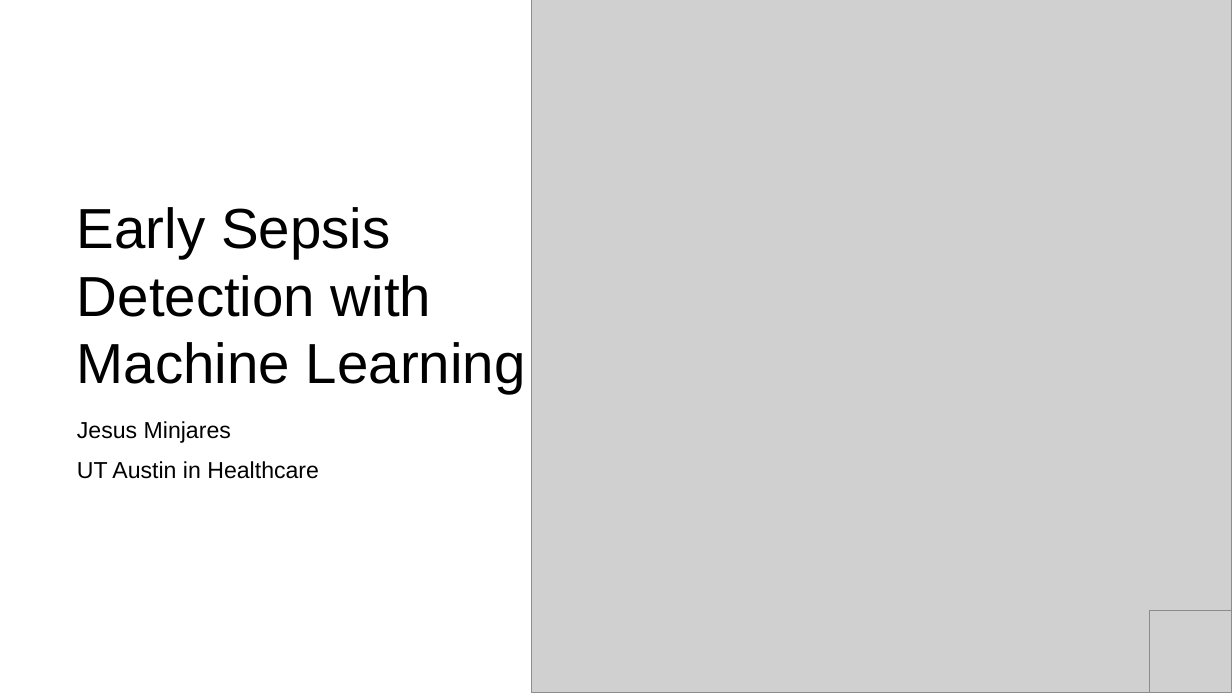
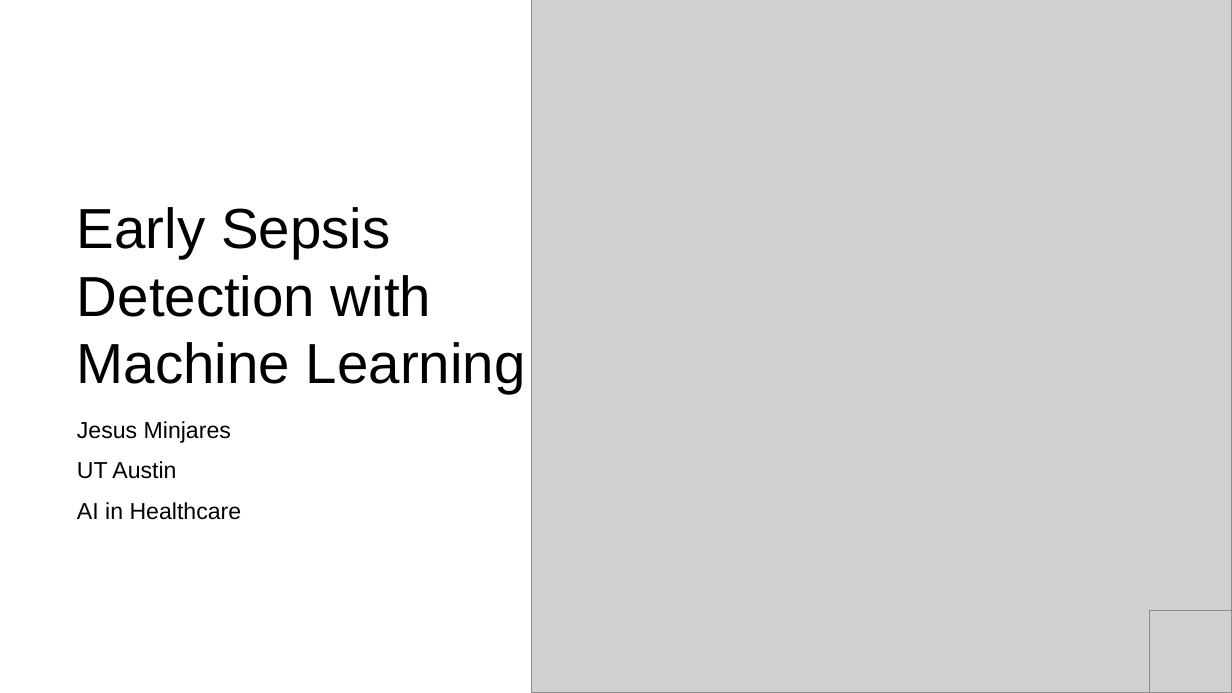
Before and after one commit to jminjares4/AI-in-Healthcare, a slide deck: slide 1 of High_Risk_Project/High_Risk_Project.pptx. Drawn at 1232x693 pixels with LibreOffice and Linux fonts; fonts in the diff are those of the drawing; grey boxes stand for pictures. Boxes give left, top, right and bottom in pixels: in the first picture for what was removed or moved away, otherwise in the second. Text is boxed around its words. In the diff, an @@ line names an element or a change of style, - is before the commit and + after.

Commit message:
Fixed High Risk Project Presentation

```diff
--- a/High_Risk_Project/High_Risk_Project.pptx
+++ b/High_Risk_Project/High_Risk_Project.pptx
@@ subtitle at (77, 461, 242, 520): text changed @@
-UT Austin in Healthcare
+UT Austin
+AI in Healthcare
```
Also in this commit, not shown: 1 other file.
